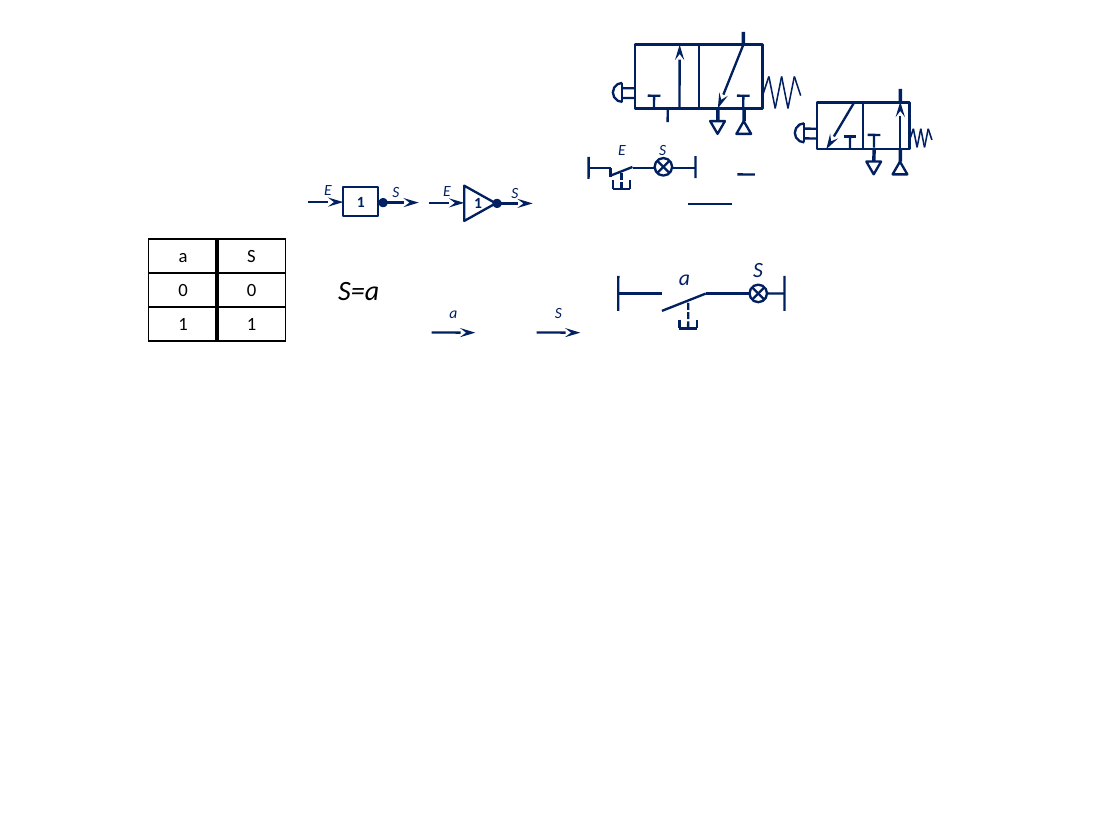
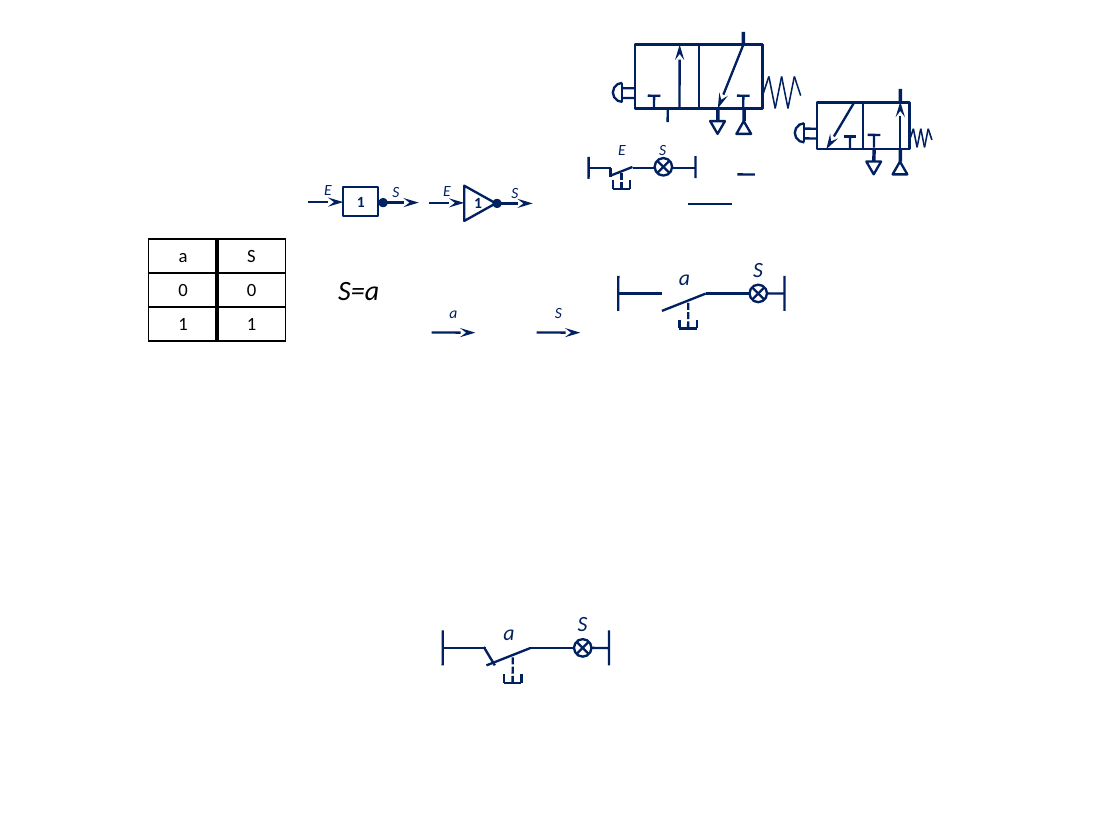
Before and after one commit to xpessoles/Cy_08_PSI_SystemesNumeriques, a slide deck: slide 12 of Chapitre_01_SystemesCombinatoires/Archives/02_Fonction_Traiter_Figures.pptx. Drawn at 1120x840 pixels with LibreOffice and Linux fonts; fonts in the diff are those of the drawing. Boxes give left, top, right and bottom in pixels: in the first picture for what was removed or moved away, otherwise in the second. Text is boxed around its words. In the diff, an @@ line names an element or a change of style, - is before the commit and + after.

```diff
--- a/Chapitre_01_SystemesCombinatoires/Archives/02_Fonction_Traiter_Figures.pptx
+++ b/Chapitre_01_SystemesCombinatoires/Archives/02_Fonction_Traiter_Figures.pptx
@@ group added at <box>442,617,609,683</box>: 10 lines, 2 texts, 1 flow chart summing junction @@
+S
+a
@@ line added from (484, 647) to (495, 665), #002060 1.5 pt @@
```
Also in this commit, not shown: 4 other files.
